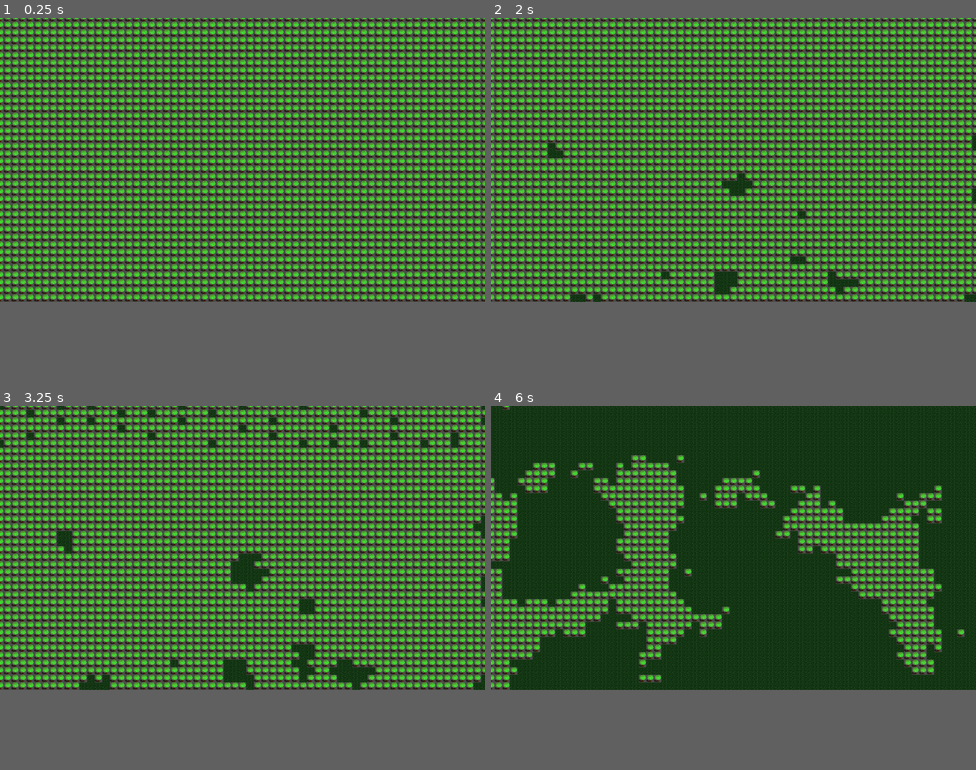
Above: before the commit, frames 1-4 (two rows, left to right).
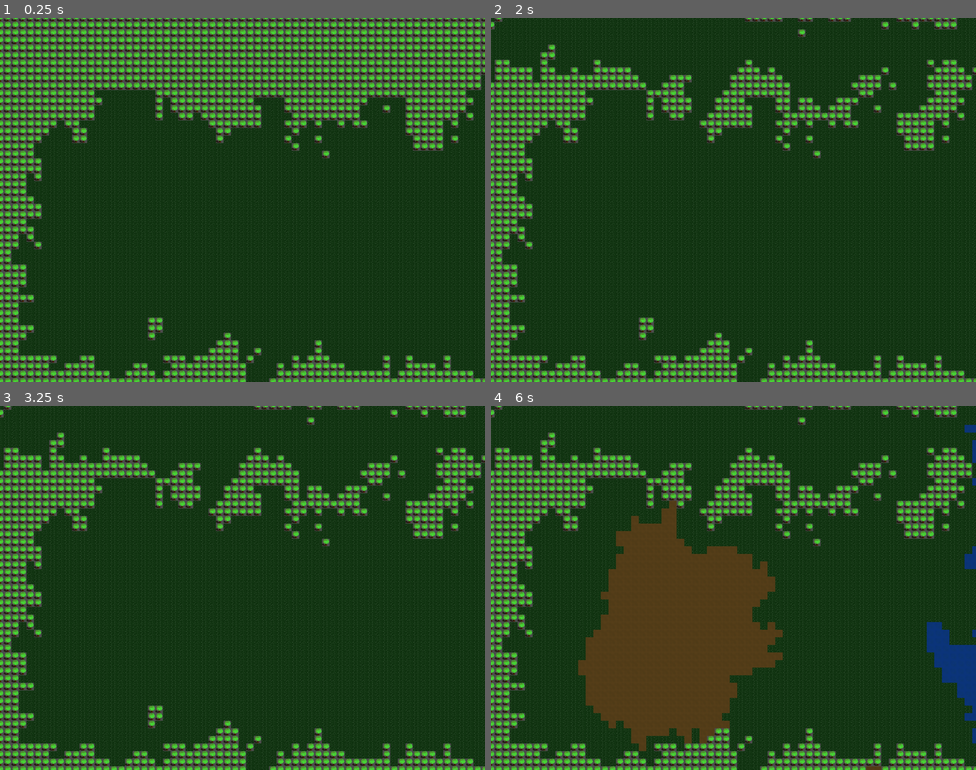
Above: after the commit, the same moments.

Repository: JamCamAbreu/AemonsNook
Game: Godot game, scene res://World/n2_world.tscn
Two runs of this game, one before a commit and one after it. Both use one fixed random seed, a clock stepped at 60 frames per second and the inputs below.
Inputs (mouse positions are in pixels of both pictures, inside the frame that each line leads up to):
- Up to frame 1 (0.25 s): no input
- Up to frame 2 (2 s): tap Enter at 0.5 s; move the mouse to (840, 145) at 0.52 s; tap Space at 1.25 s; move the mouse to (636, 174) at 1.27 s
- Up to frame 3 (3.25 s): move the mouse to (291, 486) at 2.02 s; tap Enter at 2.75 s; move the mouse to (218, 606) at 2.77 s
- Up to frame 4 (6 s): tap Space at 3.5 s; move the mouse to (879, 591) at 3.52 s; move the mouse to (588, 504) at 4.27 s; move the mouse to (757, 547) at 5.02 s; tap Enter at 5.75 s; move the mouse to (660, 478) at 5.77 s
The window is 800x468 before the commit and 800x600 after it. Grey fills any space a smaller window leaves; there, only what the larger window draws over its background counts as a difference.

The runs differ from the first frame. In frame 1, 54% of the frame differs, in the area x 0-100%, y 10-100%; in frame 2, 69%, in the area x 0-100%, y 0-100%; in frame 3, 67%; in frame 4, 45%.

Commit message:
Map Generation 1: Growth and Seed Id's
+ Finished side seeding
+ Implemented seed id's so that growth only affects certain areas or all
areas
+ Refactored methods
+ Implemented random seed function
+ Played around with timers, not with much success unfortunately

Diff:
--- a/AemonsNook/World/n2_tiles.gd
+++ b/AemonsNook/World/n2_tiles.gd
@@ -8,31 +8,39 @@
 var tiles = []
 
 enum MAPSIDE { TOP, RIGHT, BOTTOM, LEFT }
+const GROW_ALL = "all"
 
-onready var t = get_node("tileTimer")
+onready var tt = get_node("tileTimer")
 
 func _wait(seconds):
-	t.set_wait_time(seconds)
-	t.set_one_shot(true)
-	t.start()
+	tt.set_wait_time(seconds)
+	tt.set_one_shot(true)
+	tt.start()
 
 # Called when the node enters the scene tree for the first time.
 func _ready():
 	_generateTiles(TILE_SCRIPT.TILETYPE.TREE)
-	_wait(1)
-	yield(t, "timeout")
-	_seedCenter(TILE_SCRIPT.TILETYPE.GRASS, 20)
-	_wait(1)
-	yield(t, "timeout")
-	_growType(TILE_SCRIPT.TILETYPE.GRASS, 7)
-	_wait(1)
-	yield(t, "timeout")
-	_seedSide(TILE_SCRIPT.TILETYPE.GRASS, MAPSIDE.TOP, 20)
-	_seedSide(TILE_SCRIPT.TILETYPE.GRASS, MAPSIDE.TOP, 20)
-	_wait(1)
-	yield(t, "timeout")
-	_growType(TILE_SCRIPT.TILETYPE.GRASS, 3)
 
+	_seedCenter(TILE_SCRIPT.TILETYPE.GRASS, 40, "first")
+	_growType(TILE_SCRIPT.TILETYPE.GRASS, 12, "first", 0.5)
+	_wait(2)
+	yield(tt, "timeout")
+
+	_seedSide(TILE_SCRIPT.TILETYPE.GRASS, MAPSIDE.TOP, 20, "side")
+	_seedSide(TILE_SCRIPT.TILETYPE.GRASS, MAPSIDE.TOP, 20, "side")
+	_growType(TILE_SCRIPT.TILETYPE.GRASS, 5, "side", 0.5)
+	_wait(2)
+	yield(tt, "timeout")
+
+	_seedSide(TILE_SCRIPT.TILETYPE.WATER, MAPSIDE.RIGHT, 30, "pond1")
+	_growType(TILE_SCRIPT.TILETYPE.WATER, 10, "pond1", 0.5)
+	_wait(2)
+	yield(tt, "timeout")
+
+	_seedRandom(TILE_SCRIPT.TILETYPE.DIRT, 3, "dirt1")
+	_growType(TILE_SCRIPT.TILETYPE.DIRT, 12, "dirt1", 0.5)
+	_wait(2)
+	yield(tt, "timeout")
 
 func _generateTiles(type):
 	var t = load("res://World/n2_tile.tscn")
@@ -48,63 +56,89 @@
 			add_child(newTile)
 			tiles[r][c] = newTile
 
-func _seedCenter(type, amount):
+
+
+func _seedPos(x, y, _seedID, type):
+	tiles[y][x].setType(type)
+	tiles[y][x].seedID = _seedID
+
+func _seedCenter(type, amount, seedID):
 	randomize()
 	var centerX = WIDE/2
 	var centerY = TALL/2
-	var reachX = int(WIDE*0.85)
-	var reachY = int(TALL*0.5)
+	var reachX = int(WIDE*0.75)
+	var reachY = int(TALL*0.2)
 	for a in range(amount):
 		var ranX = centerX + ((randi() % reachX) - reachX/2)
 		var ranY = centerY + ((randi() % reachY) - reachY/2)
-		tiles[ranY][ranX].setType(type)
+		_seedPos(ranX, ranY, seedID, type)
 
-func _seedSide(type, side, amount):
+func _seedRandom(type, amount, seedID):
+	for a in amount:
+		var ranX = randi() % WIDE
+		var ranY = randi() % TALL
+		_seedPos(ranX, ranY, seedID, type)
+
+func _seedSide(type, side, amount, seedID):
 	match (side):
 		MAPSIDE.TOP:
 			var maxVariance = int(TALL/10)
 			for a in amount:
 				var variance = randi() % maxVariance
 				var posX = (WIDE/amount)*a
-				tiles[0 + variance][posX].setType(type)
+				_seedPos(posX, 0 + variance, seedID, type)
 		MAPSIDE.RIGHT:
-			var thing = 2
+			var maxVariance = int(WIDE/10)
+			for a in amount:
+				var variance = randi() % maxVariance
+				var posY = (TALL/amount)*a
+				_seedPos(WIDE - 1 - variance, posY, seedID, type)
 		MAPSIDE.BOTTOM:
-			var thing = 2
+			var maxVariance = int(TALL/10)
+			for a in amount:
+				var variance = randi() % maxVariance
+				var posX = (WIDE/amount)*a
+				_seedPos(posX, TALL - 1 - variance, seedID, type)
 		MAPSIDE.LEFT:
-			var thing = 2
+			var maxVariance = int(WIDE/10)
+			for a in amount:
+				var variance = randi() % maxVariance
+				var posY = (TALL/amount)*a
+				_seedPos(0 + variance, posY, seedID, type)
 
-func _growType(type, passes):
+func _growType(type, passes, seedID, growSpeed):
 
 	# TOP TOP BOTTOM:
 	for p in passes:
 		for x in WIDE:
 			for y in TALL:
-				scanAndGrow(type, x, y, 3, 3)
+				scanAndGrow(type, x, y, 3, 3, seedID)
 
 		# BOTTOM TO TOP:
 		for x in range(WIDE - 1, 0, -1):
 			for y in range(TALL - 1, 0, -1):
-				scanAndGrow(type, x, y, 3, 3)
+				scanAndGrow(type, x, y, 3, 3, seedID)
 
 		# LEFT TO RIGHT:
 		for x in WIDE:
 			for y in range(TALL - 1, 0, -1):
-				scanAndGrow(type, x, y, 3, 3)
+				scanAndGrow(type, x, y, 3, 3, seedID)
 
 		# RIGHT TO LEFT:
 		for x in range(WIDE - 1, 0, -1):
 			for y in TALL:
-				scanAndGrow(type, x, y, 3, 3)
+				scanAndGrow(type, x, y, 3, 3, seedID)
 
-		_wait(0.2)
-		yield(t, "timeout")
+func checkSeedID(tileSeed, _seedID):
+	if (_seedID == "all" or tileSeed == _seedID):
+		return true
+	else:
+		return false
 
-
-func scanAndGrow(type, x, y, rollMax, rollMaxInner):
+func scanAndGrow(type, x, y, rollMax, rollMaxInner, seedID):
 	var checkTile
 	var curTile = tiles[y][x]
-	if (curTile.type == type):
+	if (curTile.type == type and checkSeedID(curTile.seedID, seedID)):
 		var roll = randi() % rollMax
 
 		# CHECK FOR BOUNDARIES:
@@ -112,18 +146,22 @@
 			checkTile = tiles[y][x - 1]
 			if ((randi() % rollMaxInner) == 0):
 				checkTile.setType(type)
+				checkTile.seedID = seedID
 
 		if (x < WIDE - 1) and (roll == 0): # CHECK RIGHT BOUNDARY
 			checkTile = tiles[y][x + 1]
 			if ((randi() % rollMaxInner) == 0):
 				checkTile.setType(type)
+				checkTile.seedID = seedID
 
 		if (y > 0) and (roll == 0): # CHECK TOP BOUNDARY
 			checkTile = tiles[y - 1][x]
 			if ((randi() % rollMaxInner) == 0):
 				checkTile.setType(type)
+				checkTile.seedID = seedID
 
 		if (y < TALL - 1) and (roll == 0): # CHECK BOTTOM BOUNDARY
 			checkTile = tiles[y + 1][x]
 			if ((randi() % rollMaxInner) == 0):
 				checkTile.setType(type)
+				checkTile.seedID = seedID
--- a/AemonsNook/World/n2_world.tscn
+++ b/AemonsNook/World/n2_world.tscn
@@ -8,3 +8,5 @@
 script = ExtResource( 1 )
 
 [node name="tileTimer" type="Timer" parent="n2_tiles"]
+
+[node name="tileTimerInner" type="Timer" parent="n2_tiles"]
--- a/AemonsNook/World/scripts/n2_tile.gd
+++ b/AemonsNook/World/scripts/n2_tile.gd
@@ -3,6 +3,7 @@
 enum TILETYPE { GRASS, WATER, TREE, DIRT}
 
 var type = TILETYPE.GRASS
+var seedID = "none"
 
 func _setTexture(type):
 	match (type):
--- a/AemonsNook/project.godot
+++ b/AemonsNook/project.godot
@@ -19,6 +19,10 @@
 run/main_scene="res://World/n2_world.tscn"
 config/icon="res://Config/icon.png"
 
+[display]
+
+window/size/height=768
+
 [rendering]
 
 quality/driver/driver_name="GLES2"
